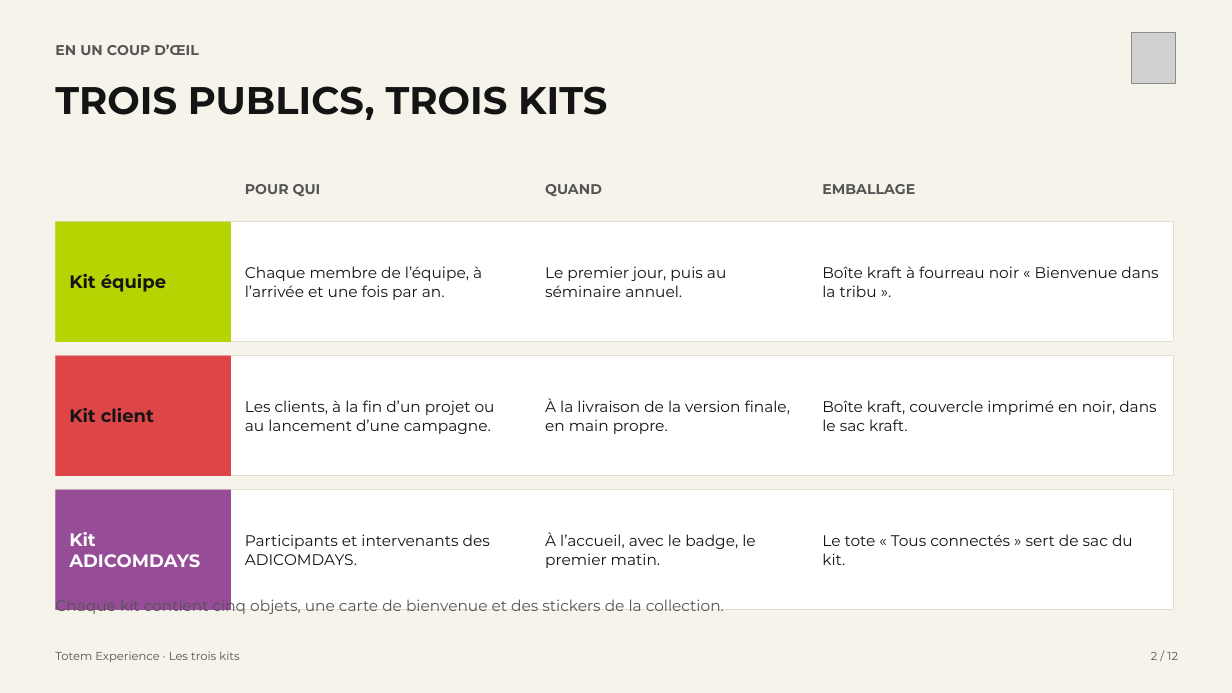
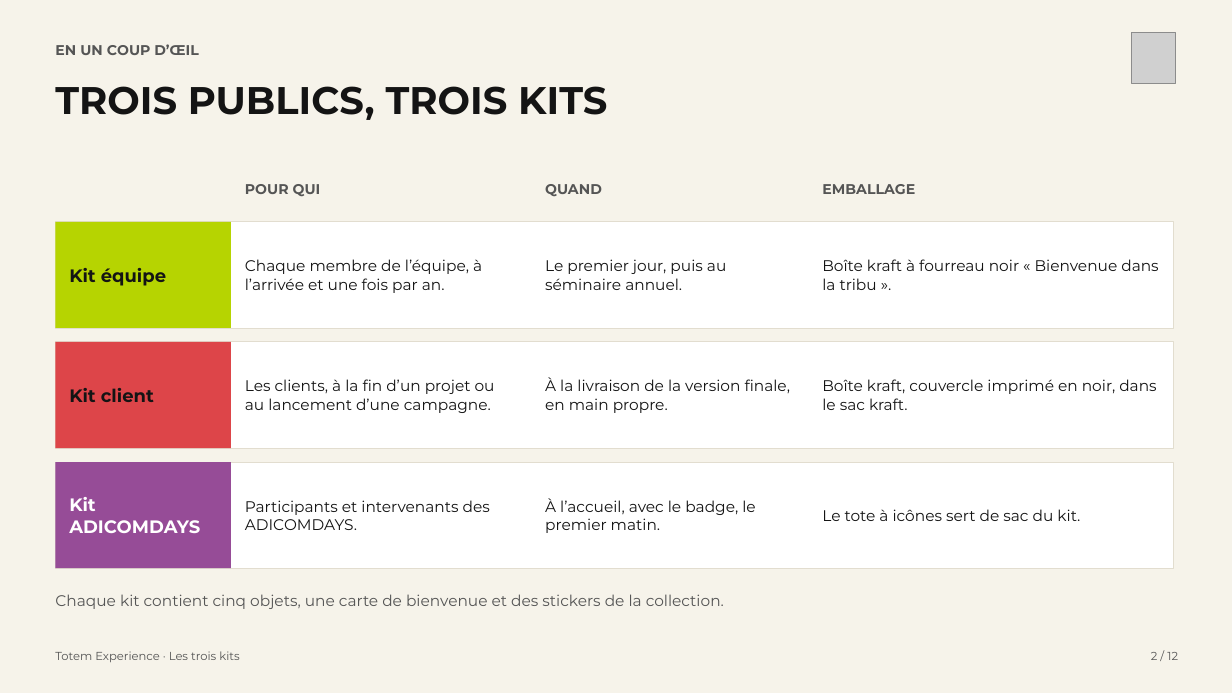
Before and after one commit to leslita06/fatima-unifood-fictif, a slide deck: slide 2 of totem/2026-10-24_totem-experience_les-trois-kits.pptx. Drawn at 1232x693 pixels with LibreOffice and Linux fonts; fonts in the diff are those of the drawing; grey boxes stand for pictures. Boxes give left, top, right and bottom in pixels: in the first picture for what was removed or moved away, otherwise in the second. Text is boxed around its words. In the diff, an @@ line names an element or a change of style, - is before the commit and + after.

```diff
--- a/totem/2026-10-24_totem-experience_les-trois-kits.pptx
+++ b/totem/2026-10-24_totem-experience_les-trois-kits.pptx
@@ rectangle: place and size @@
-rectangle at box(55, 222, 1174, 342)
+rectangle at box(55, 222, 1174, 328)
@@ rectangle: place and size @@
-rectangle at box(55, 222, 231, 342)
+rectangle at box(55, 222, 231, 328)
@@ text "Kit équipe": place and size @@
-text "Kit équipe" at box(69, 274, 166, 292)
+text "Kit équipe" at box(69, 268, 166, 286)
@@ text "Chaque membre de l’équipe, à ...": place and size @@
-text "Chaque membre de l’équipe, à ..." at box(245, 266, 482, 300)
+text "Chaque membre de l’équipe, à ..." at box(245, 259, 482, 293)
@@ text "Le premier jour, puis au ...": place and size @@
-text "Le premier jour, puis au ..." at box(545, 266, 726, 297)
+text "Le premier jour, puis au ..." at box(545, 259, 726, 290)
@@ text "Boîte kraft à fourreau noir ...": place and size @@
-text "Boîte kraft à fourreau noir ..." at box(822, 266, 1158, 297)
+text "Boîte kraft à fourreau noir ..." at box(822, 259, 1158, 290)
@@ rectangle: place and size @@
-rectangle at box(55, 356, 1174, 476)
+rectangle at box(55, 342, 1174, 448)
@@ rectangle: place and size @@
-rectangle at box(55, 356, 231, 476)
+rectangle at box(55, 342, 231, 448)
@@ text "Kit client": place and size @@
-text "Kit client" at box(69, 408, 154, 422)
+text "Kit client" at box(69, 388, 154, 402)
@@ text "Les clients, à la fin ...": place and size @@
-text "Les clients, à la fin ..." at box(245, 400, 495, 434)
+text "Les clients, à la fin ..." at box(245, 379, 495, 413)
@@ text "À la livraison de la ...": place and size @@
-text "À la livraison de la ..." at box(545, 398, 791, 434)
+text "À la livraison de la ..." at box(545, 377, 791, 413)
@@ text "Boîte kraft, couvercle imprimé en ...": place and size @@
-text "Boîte kraft, couvercle imprimé en ..." at box(822, 400, 1156, 431)
+text "Boîte kraft, couvercle imprimé en ..." at box(822, 379, 1156, 410)
@@ rectangle: place and size @@
-rectangle at box(55, 490, 1174, 610)
+rectangle at box(55, 462, 1174, 568)
@@ rectangle: place and size @@
-rectangle at box(55, 490, 231, 610)
+rectangle at box(55, 462, 231, 568)
@@ text "Kit ADICOMDAYS": place and size @@
-text "Kit ADICOMDAYS" at box(69, 532, 200, 567)
+text "Kit ADICOMDAYS" at box(69, 497, 200, 533)
@@ text "Participants et intervenants des ADICOMDAYS.": place and size @@
-text "Participants et intervenants des ADICOMDAYS." at box(245, 534, 490, 565)
+text "Participants et intervenants des ADICOMDAYS." at box(245, 500, 490, 530)
@@ text "À l’accueil, avec le badge, ...": place and size @@
-text "À l’accueil, avec le badge, ..." at box(545, 532, 755, 568)
+text "À l’accueil, avec le badge, ..." at box(545, 498, 755, 533)
@@ text at box(822, 509, 1080, 521): text changed @@
-Le tote « Tous connectés » sert de sac du kit.
+Le tote à icônes sert de sac du kit.
@@ text "Chaque kit contient cinq objets, ..." rewrapped from box(55, 596, 724, 615) to box(55, 594, 724, 609) @@
```
Also in this commit, not shown: 6 other slides changed.
